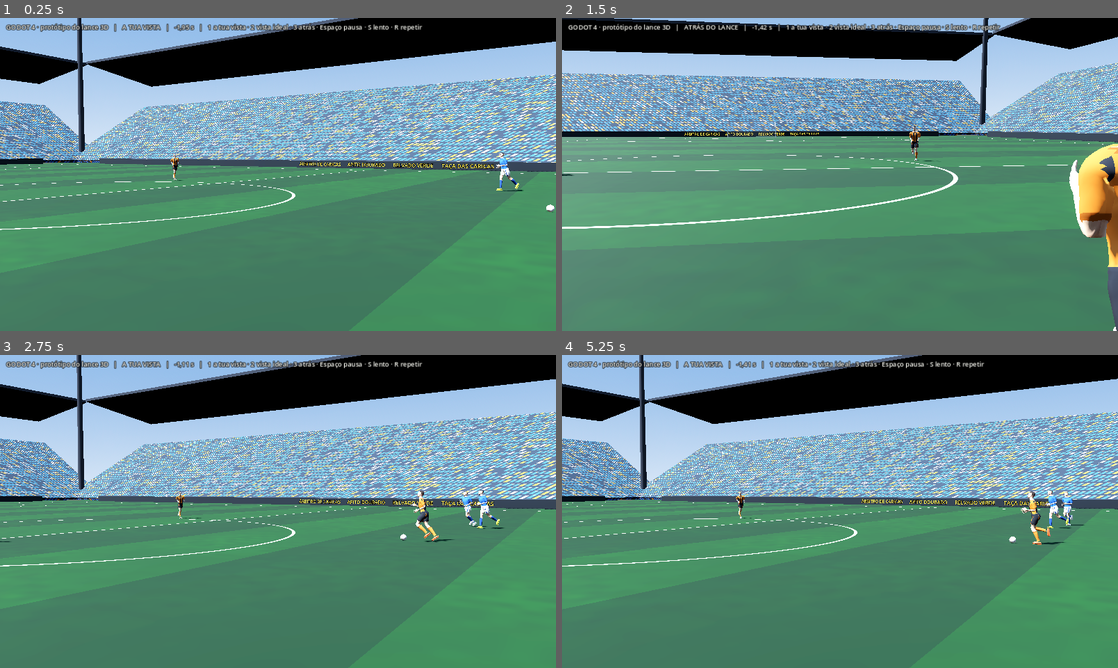
Above: before the commit, frames 1-4 (two rows, left to right).
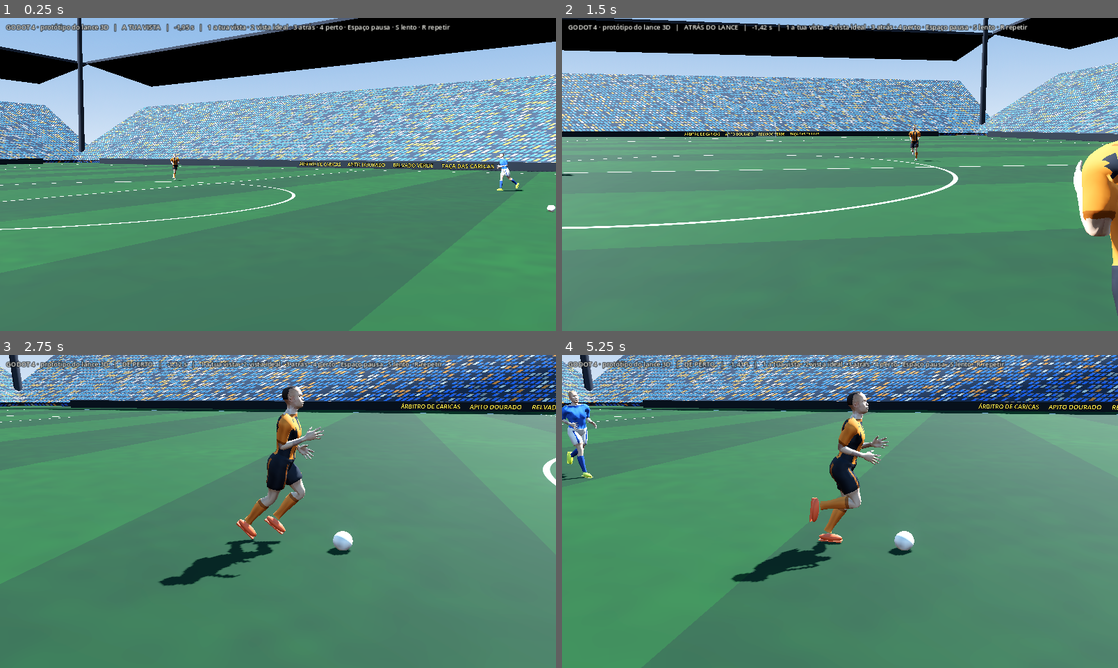
Above: after the commit, the same moments.

Repository: hestrompa/arbitro-de-caricas
Game: Godot game, scene res://main.tscn
The game is run twice, just before and just after one commit, with the same random seed, the same clock (stepped at 60 frames per second) and the same inputs.
Inputs (mouse positions are in pixels of both pictures, inside the frame that each line leads up to):
- Up to frame 1 (0.25 s): no input
- Up to frame 2 (1.5 s): tap Enter at 0.5 s; move the mouse to (962, 158) at 0.52 s; tap 1 at 0.6 s; click (962, 158) at 0.67 s; tap Space at 0.77 s; move the mouse to (728, 190) at 1.27 s; hold S from 1.28 s (still down); tap 2 at 1.35 s; click (728, 190) at 1.42 s
- Up to frame 3 (2.75 s): tap Space at 1.52 s; move the mouse to (333, 442) at 2.02 s; release S at 2.03 s; tap 3 at 2.1 s; click (333, 442) at 2.17 s
- Up to frame 4 (5.25 s): move the mouse to (812, 574) at 2.77 s; tap R at 2.85 s; click (812, 574) at 2.92 s; tap Space at 3.02, 3.77, 4.52 s; move the mouse to (1006, 558) at 3.52 s; hold S from 3.53 s (still down); tap 1 at 3.6 s; click (1006, 558) at 3.67 s; move the mouse to (673, 464) at 4.27 s; tap 2 at 4.35 s; click (673, 464) at 4.42 s; move the mouse to (867, 511) at 5.02 s; tap 3 at 5.1 s; click (867, 511) at 5.17 s

The runs differ from the first frame. In frame 1, 0.4% of the frame differs, in the area x 0-100%, y 2-62%; in frame 2, 2.2%; in frame 3, 51%, in the area x 0-100%, y 0-82%; in frame 4, 51%.

Commit message:
Godot: corpo físico nos jogadores (queda com ragdoll ativo, sem atravessar a relva nem outros jogadores, reação ao toque)
Co-Authored-By: Claude Opus 5.5 (1M context) <noreply@anthropic.com>
Claude-Session: https://claude.ai/code/session_01PW5AsDr6JU38Yzkh1xcpZY

Diff:
--- a/godot/projeto/project.godot
+++ b/godot/projeto/project.godot
@@ -23,3 +23,8 @@
 lights_and_shadows/directional_shadow/size=4096
 lights_and_shadows/directional_shadow/soft_shadow_filter_quality=3
 textures/vram_compression/import_etc2_astc=true
+
+[physics]
+
+common/physics_ticks_per_second=120
+3d/solver/solver_iterations=16
--- a/godot/projeto/scripts/main.gd
+++ b/godot/projeto/scripts/main.gd
@@ -25,6 +25,7 @@
 var REF := Vector2(70, 46)
 
 func _ready() -> void:
+	process_mode = Node.PROCESS_MODE_ALWAYS
 	_world()
 	_stadium()
 	var phi := deg_to_rad(52.0)
@@ -69,6 +70,9 @@
 	var mat := ShaderMaterial.new(); mat.shader = preload("res://shaders/pitch.gdshader")
 	pitch.material_override = mat
 	add_child(pitch)
+	var ground := StaticBody3D.new(); ground.collision_layer = L_GROUND; ground.collision_mask = 0
+	var gpm := PhysicsMaterial.new(); gpm.friction = 0.9; ground.physics_material_override = gpm
+	var gcs := CollisionShape3D.new(); gcs.shape = WorldBoundaryShape3D.new(); ground.add_child(gcs); add_child(ground)
 	# balizas
 	for gx in [0.0, W]:
 		var goal := Node3D.new(); goal.position = Vector3(gx, 0, H / 2); add_child(goal)
@@ -106,8 +110,57 @@
 		var lm := StandardMaterial3D.new(); lm.albedo_color = Color(1, 1, 0.95); lm.emission_enabled = true; lm.emission = Color(1, 0.98, 0.9); lm.emission_energy_multiplier = 3.0
 		lamp.mesh = lb; lamp.material_override = lm; lamp.position = corner + Vector3(0, 34, 0); lamp.look_at_from_position(lamp.position, Vector3(W / 2, 0, H / 2)); add_child(lamp)
 
+# ---- corpo físico: cada jogador tem cápsulas nos ossos (bacia, tronco, cabeça, braços, pernas, pés)
+# [osso, alvo (osso ou deslocamento), raio, massa, limites x, y, z (graus)]
+const SEG := [
+	["root", "box", 0.0, 12.0, [-30, 30], [-30, 30], [-30, 30]],
+	["spine03", "neck01", 0.13, 18.0, [-35, 25], [-25, 25], [-20, 20]],
+	["head", Vector3(0, 0.2, 0.05), 0.105, 5.0, [-35, 35], [-50, 50], [-25, 25]],
+	["upperarm01_L", "lowerarm01_L", 0.05, 2.2, [-110, 60], [-60, 60], [-80, 80]],
+	["lowerarm01_L", "wrist_L", 0.042, 1.6, [-140, 0], [-5, 5], [-5, 5]],
+	["upperarm01_R", "lowerarm01_R", 0.05, 2.2, [-110, 60], [-60, 60], [-80, 80]],
+	["lowerarm01_R", "wrist_R", 0.042, 1.6, [-140, 0], [-5, 5], [-5, 5]],
+	["upperleg01_L", "lowerleg01_L", 0.085, 8.0, [-100, 30], [-30, 30], [-35, 35]],
+	["lowerleg01_L", "foot_L", 0.06, 3.5, [0, 140], [-5, 5], [-5, 5]],
+	["foot_L", "foot", 0.0, 1.0, [-30, 30], [-10, 10], [-15, 15]],
+	["upperleg01_R", "lowerleg01_R", 0.085, 8.0, [-100, 30], [-30, 30], [-35, 35]],
+	["lowerleg01_R", "foot_R", 0.06, 3.5, [0, 140], [-5, 5], [-5, 5]],
+	["foot_R", "foot", 0.0, 1.0, [-30, 30], [-10, 10], [-15, 15]],
+]
+# pontos usados para não deixar dois jogadores ocuparem o mesmo espaço e para manter os pés acima da relva
+const PTS := [["root", 0.15, 0.0], ["spine01", 0.16, 0.0], ["head", 0.11, 0.0], ["lowerleg01_L", 0.07, 0.0], ["lowerleg01_R", 0.07, 0.0], ["foot_L", 0.065, 0.075], ["foot_R", 0.065, 0.075]]
+const L_GROUND := 1
+const L_PROXY := 2
+const L_RAG := 4
+
+func _shape_for(skel: Skeleton3D, seg: Array) -> Array:
+	# devolve [forma, transformação no espaço do osso]
+	var bi := skel.find_bone(seg[0])
+	var o := skel.get_bone_global_rest(bi).origin
+	var tgt = seg[1]
+	if tgt is String and tgt == "box":
+		var b := BoxShape3D.new(); b.size = Vector3(0.32, 0.22, 0.2)
+		return [b, Transform3D(Basis(), Vector3(0, -0.03, 0.04))]
+	if tgt is String and tgt == "foot":
+		var f := BoxShape3D.new(); f.size = Vector3(0.1, 0.07, 0.25)
+		return [f, Transform3D(Basis(), Vector3(0, -0.04, 0.06))]
+	var v: Vector3
+	if tgt is Vector3: v = tgt
+	else:
+		v = skel.get_bone_global_rest(skel.find_bone(tgt)).origin - o
+		if seg[0].begins_with("lowerarm"): v *= 1.3
+	var c := CapsuleShape3D.new(); c.radius = seg[2]; c.height = max(v.length() + seg[2] * 0.6, seg[2] * 2.01)
+	if tgt is Vector3:
+		var sp := SphereShape3D.new(); sp.radius = seg[2]
+		return [sp, Transform3D(Basis(), v * 0.5)]
+	var y := v.normalized()
+	var x := y.cross(Vector3(0, 0, 1)); if x.length() < 0.1: x = y.cross(Vector3(1, 0, 0))
+	x = x.normalized(); var z := x.cross(y).normalized()
+	return [c, Transform3D(Basis(x, y, z), v * 0.5)]
+
 func _player(kit: Dictionary, num: int, id: int) -> Dictionary:
 	var node: Node3D = PLAYER.instantiate()
+	node.process_mode = Node.PROCESS_MODE_PAUSABLE
 	add_child(node)
 	var r := RandomNumberGenerator.new(); r.seed = id * 7919 + 13
 	var mat := ShaderMaterial.new(); mat.shader = KIT
@@ -133,9 +186,56 @@
 	lab.modulate = Color(0.97, 0.97, 0.95); lab.outline_modulate = Color(0.05, 0.05, 0.08, 0.6)
 	lab.position = Vector3(0, 0.05, -0.14); lab.rotation_degrees.y = 180; lab.double_sided = false
 	nb.add_child(lab)
-	node.scale = Vector3.ONE * (0.95 + r.randf() * 0.08)
 	var ap: AnimationPlayer = node.find_children("*", "AnimationPlayer", true, false)[0]
-	return {"node": node, "anim": ap, "state": ""}
+	ap.callback_mode_process = AnimationMixer.ANIMATION_CALLBACK_MODE_PROCESS_MANUAL
+	# esqueleto físico (fica parado até haver uma queda) e colisores que seguem a animação
+	var sim := PhysicalBoneSimulator3D.new(); skel.add_child(sim)
+	var bones: Array = []
+	var proxies: Array = []
+	var pm := PhysicsMaterial.new(); pm.friction = 0.9; pm.bounce = 0.0
+	for seg in SEG:
+		var sh := _shape_for(skel, seg)
+		var pb := PhysicalBone3D.new(); pb.name = "pb_" + seg[0]
+		sim.add_child(pb)
+		pb.bone_name = seg[0]
+		pb.mass = seg[3]; pb.friction = 0.9; pb.bounce = 0.0
+		pb.linear_damp = 0.1; pb.angular_damp = 1.5
+		pb.collision_layer = L_RAG; pb.collision_mask = L_GROUND | L_PROXY | L_RAG
+		pb.joint_type = PhysicalBone3D.JOINT_TYPE_6DOF
+		for ax_i in 3:
+			var ax: String = ["x", "y", "z"][ax_i]
+			var lim: Array = seg[4 + ax_i]
+			pb.set("joint_constraints/%s/angular_limit_enabled" % ax, true)
+			pb.set("joint_constraints/%s/angular_limit_lower" % ax, deg_to_rad(lim[0]))
+			pb.set("joint_constraints/%s/angular_limit_upper" % ax, deg_to_rad(lim[1]))
+		var cs := CollisionShape3D.new(); cs.shape = sh[0]; cs.transform = sh[1]
+		pb.add_child(cs)
+		bones.append(pb)
+		# colisor animado (empurra quem estiver em queda)
+		var ba2 := BoneAttachment3D.new(); ba2.bone_name = seg[0]; skel.add_child(ba2)
+		var ab := AnimatableBody3D.new()
+		ab.collision_layer = L_PROXY; ab.collision_mask = 0
+		var cs2 := CollisionShape3D.new(); cs2.shape = sh[0]; cs2.transform = sh[1]
+		ab.add_child(cs2); ba2.add_child(ab); ab.sync_to_physics = true
+		proxies.append(ab)
+	for i in bones.size():
+		for j in range(i + 1, bones.size()): bones[i].add_collision_exception_with(bones[j])
+	# para cada parte: parte-mãe física e a cadeia de ossos entre as duas (para o corpo seguir a animação de queda)
+	var segp: Array = []
+	for i in SEG.size():
+		var bi := skel.find_bone(SEG[i][0])
+		var chain: Array = [bi]
+		var pi := -1
+		var b := skel.get_bone_parent(bi)
+		while b >= 0 and pi < 0:
+			for j in SEG.size():
+				if skel.find_bone(SEG[j][0]) == b: pi = j
+			if pi < 0: chain.push_front(b); b = skel.get_bone_parent(b)
+		segp.append([pi, chain])
+	var pts: Array = []
+	for q in PTS: pts.append([skel.find_bone(q[0]), q[1], q[2]])
+	return {"node": node, "anim": ap, "state": "", "skel": skel, "sim": sim, "bones": bones, "proxies": proxies, "pts": pts,
+		"segp": segp, "off": Vector2.ZERO, "rag": false, "ragT": 0.0, "sp": Vector3.ZERO, "sv": Vector3.ZERO, "lift": 0.0}
 
 func _play(p: Dictionary, name: String, blend := 0.15, from := 0.0) -> void:
 	if p.state == name: return
@@ -144,29 +244,49 @@
 	if from > 0.0: p.anim.seek(from, true)
 
 func _place(p: Dictionary, pos: Vector2, dir: Vector2) -> void:
-	p.node.position = Vector3(pos.x, 0, pos.y)
+	pos += p.off
+	p.node.position = Vector3(pos.x, p.lift, pos.y)
 	p.node.rotation.y = atan2(dir.x, dir.y)
+
+func _ragdoll(p: Dictionary, on: bool) -> void:
+	p.rag = on; p.ragT = 0.0
+	for ab in p.proxies: ab.collision_layer = 0 if on else L_PROXY
+	if on:
+		p.sim.influence = 0.0
+		p.sim.physical_bones_start_simulation()
+	else:
+		p.sim.physical_bones_stop_simulation()
+		p.sim.influence = 0.0
+
+# pancada: o corpo de quem toca/é tocado reage (mola no tronco)
+func _hit(p: Dictionary, ang: Vector3) -> void:
+	p.sv += ang
 
 func _restart() -> void:
 	t = 0.0
-	for p in [att, def] + extras: p.state = ""
+	hit_done = false
+	for p in [att, def] + extras:
+		p.state = ""; p.off = Vector2.ZERO; p.sp = Vector3.ZERO; p.sv = Vector3.ZERO; p.lift = 0.0
+		if p.rag: _ragdoll(p, false)
 	_play(att, "run", 0.0); _play(def, "run", 0.0)
 	for e in extras: _play(e, "jog", 0.0)
 
+var hit_done := false
+var dbg := {"minY": 99.0, "pen": 0.0}
+
 func _process(delta: float) -> void:
-	var dt := 0.0 if paused else delta * speed
+	# pausa: o mundo físico para por completo (o motor não aceita passos de tempo nulos)
+	get_tree().paused = paused
+	Engine.time_scale = speed
+	var dt := 0.0 if paused else delta
 	t += dt
 	if t > DUR + 0.8: _restart()
-	for p in [att, def] + extras: p.anim.speed_scale = 0.0 if paused else speed
-	# atacante: corre, é tocado no tornozelo e cai para a frente
+	# atacante: corre até ao toque; a partir daí o corpo é físico
 	var vA := 5.4
 	var ap: Vector2
 	if t < TC: ap = P + A * vA * (t - TC)
-	else:
-		var u := t - TC
-		ap = P + A * 1.7 * (1.0 - exp(-u * 2.6))
-	_place(att, ap, A)
-	if t > TC + 0.04: _play(att, "dive", 0.12)
+	else: ap = P + A * vA * 0.02
+	if not att.rag: _place(att, ap, A)
 	# defesa: entra de lado, atrasado, com a perna esticada
 	var vD := 8.2
 	var C := P - D * 0.8
@@ -182,6 +302,21 @@
 		var to := (P - s).normalized()
 		var k: float = clamp(t / DUR, 0.0, 1.0)
 		_place(e, s + to * 6.0 * k, to)
+	var all: Array = [att, def] + extras
+	for p in all:
+		if not p.rag: p.anim.advance(dt)
+		_springs(p, dt)
+	# o toque: o atacante perde o apoio e cai com a velocidade que trazia; o defesa sente a pancada
+	if not hit_done and t >= TC:
+		hit_done = true
+		_ragdoll(att, true)
+		_kick_body(att, Vector3(A.x, 0, A.y) * vA, Vector3(D.x, 0.15, D.y) * 3.2)
+		_hit(def, Vector3(-2.2, 1.2, 0.0))
+	if att.rag:
+		att.ragT += dt
+		att.sim.influence = clamp(att.ragT / 0.1, 0.0, 1.0)
+	_ground(all)
+	_separate(all)
 	# bola
 	var bp: Vector2
 	if t < TC: bp = ap + A * (0.6 + 0.2 * abs(sin(t * 5.0)))
@@ -189,7 +324,128 @@
 	ball.position = Vector3(bp.x, 0.11, bp.y)
 	if not paused: ball.rotate_x(dt * 9.0)
 	_camera()
-	ui.text = "GODOT 4 · protótipo do lance 3D   |   %s   |   %s s   |   1 a tua vista · 2 vista ideal · 3 atrás · Espaço pausa · S lento · R repetir" % [["A TUA VISTA", "VISTA IDEAL", "ATRÁS DO LANCE"][cam_mode], ("%+.2f" % (t - TC)).replace(".", ",")]
+	ui.text = "GODOT 4 · protótipo do lance 3D   |   %s   |   %s s   |   1 a tua vista · 2 vista ideal · 3 atrás · 4 perto · Espaço pausa · S lento · R repetir" % [["A TUA VISTA", "VISTA IDEAL", "ATRÁS DO LANCE", "DE PERTO"][cam_mode], ("%+.2f" % (t - TC)).replace(".", ",")]
+
+# dá a cada parte do corpo a velocidade da corrida e empurra a perna tocada
+func _kick_body(p: Dictionary, v: Vector3, legv: Vector3) -> void:
+	var leg := "R"
+	var dpos: Vector3 = def.skel.global_transform * def.skel.get_bone_global_pose(def.skel.find_bone("foot_R")).origin
+	var dl: float = (p.skel.global_transform * p.skel.get_bone_global_pose(p.skel.find_bone("lowerleg01_L")).origin).distance_to(dpos)
+	var dr: float = (p.skel.global_transform * p.skel.get_bone_global_pose(p.skel.find_bone("lowerleg01_R")).origin).distance_to(dpos)
+	if dl < dr: leg = "L"
+	p.kv = v; p.legv = legv; p.leg = leg
+	await get_tree().physics_frame
+	await get_tree().physics_frame
+	for pb in p.bones:
+		var n: String = pb.bone_name
+		var vv: Vector3 = v
+		if n.ends_with("_" + leg) and (n.begins_with("lowerleg") or n.begins_with("foot")): vv = v * 0.2 + legv
+		pb.linear_velocity = vv
+		if n == "spine03" or n == "head": pb.linear_velocity = v * 1.08 + Vector3(0, -0.3, 0)
+
+# mola de reação no tronco (quem leva ou dá a pancada balança e recupera)
+func _springs(p: Dictionary, dt: float) -> void:
+	if p.rag or (p.sv.length() < 0.001 and p.sp.length() < 0.001): return
+	p.sv += (-60.0 * p.sp - 9.0 * p.sv) * dt
+	p.sp += p.sv * dt
+	var sk: Skeleton3D = p.skel
+	for b in [["spine03", 0.5], ["spine01", 0.35], ["neck01", 0.25]]:
+		var i := sk.find_bone(b[0])
+		sk.set_bone_pose_rotation(i, sk.get_bone_pose_rotation(i) * Quaternion.from_euler(p.sp * b[1]))
+
+func _gpts(p: Dictionary) -> Array:
+	var sk: Skeleton3D = p.skel
+	var gt := sk.global_transform
+	var out: Array = []
+	for q in p.pts: out.append([gt * sk.get_bone_global_pose(q[0]).origin, q[1], q[2]])
+	return out
+
+# nenhuma parte do corpo animado fica abaixo da relva
+func _ground(all: Array) -> void:
+	for p in all:
+		if p.rag: continue
+		var low := 99.0
+		for q in _gpts(p): low = min(low, q[0].y - (q[2] if q[2] > 0.0 else q[1]))
+		var base: float = low - p.lift
+		var want: float = max(0.0, -base)
+		p.lift = want if want > p.lift else lerp(p.lift, want, 0.3)
+		p.node.position.y = p.lift
+
+# dois jogadores não ocupam o mesmo espaço: afastam-se; quem está caído é um obstáculo físico (contorna-se, não se atravessa)
+func _rag_pts(p: Dictionary) -> Array:
+	var out: Array = []
+	for i in p.bones.size():
+		var pb: PhysicalBone3D = p.bones[i]
+		var cs: CollisionShape3D = pb.get_child(0)
+		var r := 0.13 if i < 3 else 0.08
+		out.append([pb.global_transform * cs.position, r, 0.0])
+	return out
+
+func _separate(all: Array) -> void:
+	var g: Array = []
+	for p in all: g.append(_rag_pts(p) if p.rag else _gpts(p))
+	dbg.pen = 0.0
+	for i in all.size():
+		for j in range(i + 1, all.size()):
+			if all[i].rag and all[j].rag: continue
+			var push := Vector2.ZERO
+			for a in g[i]:
+				for b in g[j]:
+					var dy: float = abs(a[0].y - b[0].y)
+					var rr: float = a[1] + b[1]
+					if dy > rr: continue
+					var h := Vector2(a[0].x - b[0].x, a[0].z - b[0].z)
+					var need := sqrt(max(rr * rr - dy * dy, 0.0))
+					var d := h.length()
+					if d < need:
+						var n := h / d if d > 0.001 else Vector2(1, 0)
+						var o := need - d
+						dbg.pen = max(dbg.pen, o)
+						if o > push.length(): push = n * o
+			if push == Vector2.ZERO: continue
+			var wi := 0.0 if all[i].rag else (1.0 if all[j].rag else 0.5)
+			var wj := 0.0 if all[j].rag else (1.0 if all[i].rag else 0.5)
+			all[i].off += push * wi; all[j].off -= push * wj
+			all[i].node.position += Vector3(push.x, 0, push.y) * wi
+			all[j].node.position -= Vector3(push.x, 0, push.y) * wj
+
+# corpo ativo: durante a queda cada parte tenta seguir a pose da animação (braços à frente para amparar, cabeça levantada),
+# mas é a física que manda: o chão e os outros jogadores travam o corpo
+func _physics_process(pdt: float) -> void:
+	if att.rag: _drive(att, "dive", att.ragT, 0.55 if att.ragT < 0.9 else 0.3)
+
+func _anim_rot(an: Animation, bone: String, tm: float) -> Quaternion:
+	var tr := an.find_track(NodePath("Jogador/Skeleton3D:" + bone), Animation.TYPE_ROTATION_3D)
+	if tr < 0: return Quaternion.IDENTITY
+	return an.rotation_track_interpolate(tr, tm)
+
+func _drive(p: Dictionary, anim_name: String, tm: float, strength: float) -> void:
+	var an: Animation = p.anim.get_animation(anim_name)
+	tm = min(tm, an.length - 0.01)
+	var sk: Skeleton3D = p.skel
+	for i in SEG.size():
+		var info: Array = p.segp[i]
+		if info[0] < 0: continue
+		var nm: String = SEG[i][0]
+		var s := strength
+		if p.get("leg", "") != "" and nm.ends_with("_" + p.leg) and (nm.begins_with("lowerleg") or nm.begins_with("foot")) and tm < 0.3: s = 0.0
+		if s <= 0.0: continue
+		var rel := Quaternion.IDENTITY
+		for b in info[1]: rel = rel * _anim_rot(an, sk.get_bone_name(b), tm)
+		var par: PhysicalBone3D = p.bones[info[0]]
+		var ch: PhysicalBone3D = p.bones[i]
+		var want := par.global_basis.get_rotation_quaternion() * rel
+		var cur := ch.global_basis.get_rotation_quaternion()
+		var err := want * cur.inverse()
+		if err.w < 0.0: err = -err
+		var ang := err.get_angle()
+		var w := par.angular_velocity
+		if ang > 0.001: w += err.get_axis().normalized() * ang * 14.0
+		ch.angular_velocity = ch.angular_velocity.lerp(w, s)
+
+func _body_pos(p: Dictionary) -> Vector3:
+	if p.rag: return p.bones[0].global_position
+	return p.node.position
 
 func _camera() -> void:
 	var look := Vector3(P.x, 0.9, P.y)
@@ -199,13 +455,17 @@
 		cam.look_at_from_position(Vector3(REF.x, 1.75, REF.y) + shake, look)
 	elif cam_mode == 1:
 		var side := Vector2(-A.y, A.x)
-		var a3: Vector3 = att.node.position
-		var d3: Vector3 = def.node.position
+		var a3: Vector3 = _body_pos(att)
+		var d3: Vector3 = _body_pos(def)
 		var mid := Vector2((a3.x + d3.x) * 0.5, (a3.z + d3.z) * 0.5)
 		var gap := Vector2(a3.x - d3.x, a3.z - d3.z).length()
 		var c2 := mid + side * (6.0 + gap * 0.6)
 		cam.fov = 45
 		cam.look_at_from_position(Vector3(c2.x, 1.4, c2.y), Vector3(mid.x, 0.7, mid.y))
+	elif cam_mode == 3:
+		var bp3 := _body_pos(att)
+		cam.fov = 40
+		cam.look_at_from_position(Vector3(bp3.x - A.y * 4.6 + A.x * 1.2, 1.7, bp3.z + A.x * 4.6 + A.y * 1.2), Vector3(bp3.x, 0.4, bp3.z))
 	else:
 		var c3 := P - A * 9.0 + Vector2(0, 1.5)
 		cam.fov = 40
@@ -229,6 +489,6 @@
 			KEY_S: speed = 0.25 if speed == 1.0 else 1.0
 			KEY_R: _restart()
 	if e is InputEventMouseButton and e.pressed:
-		cam_mode = (cam_mode + 1) % 3
+		cam_mode = (cam_mode + 1) % 4
 	if e is InputEventScreenTouch and e.pressed:
-		cam_mode = (cam_mode + 1) % 3
+		cam_mode = (cam_mode + 1) % 4
Not shown, changed: godot/LEIA-ME.md
Not shown, changed: jogar-godot/index.html
Not shown, changed: jogar-godot/index.pck
Not shown, changed: jogar-godot/index.wasm.gz
